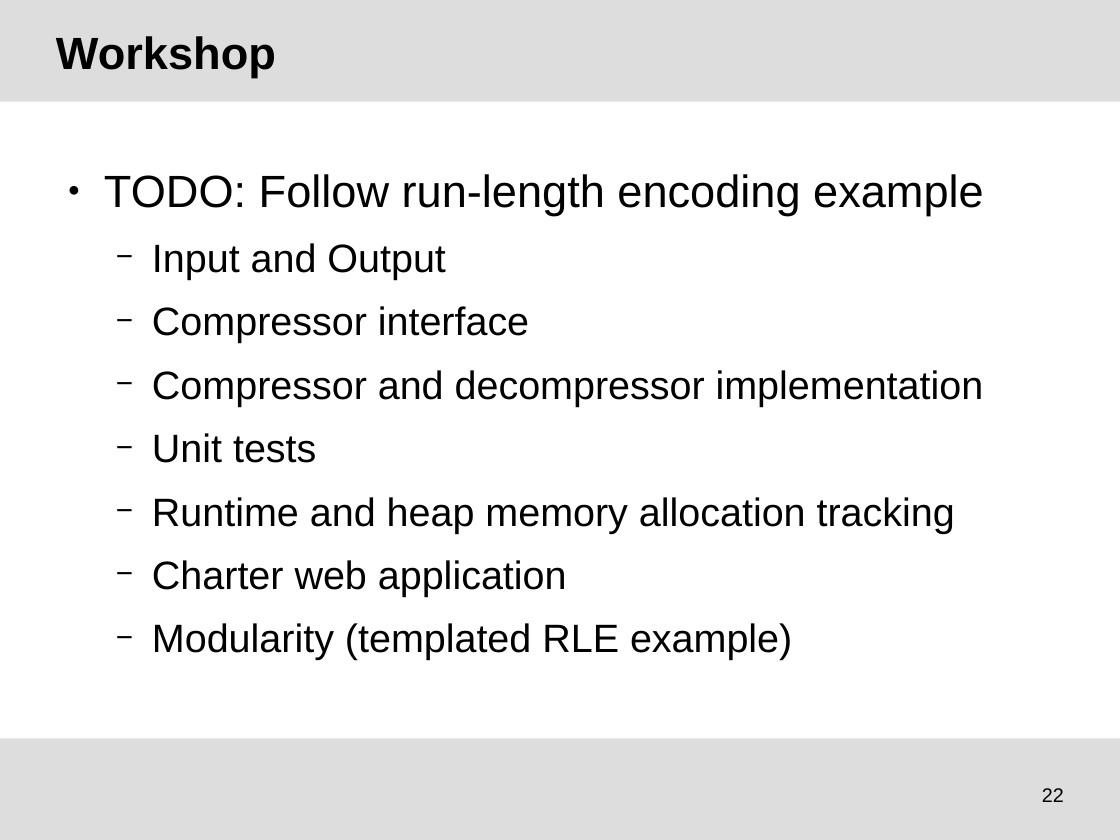
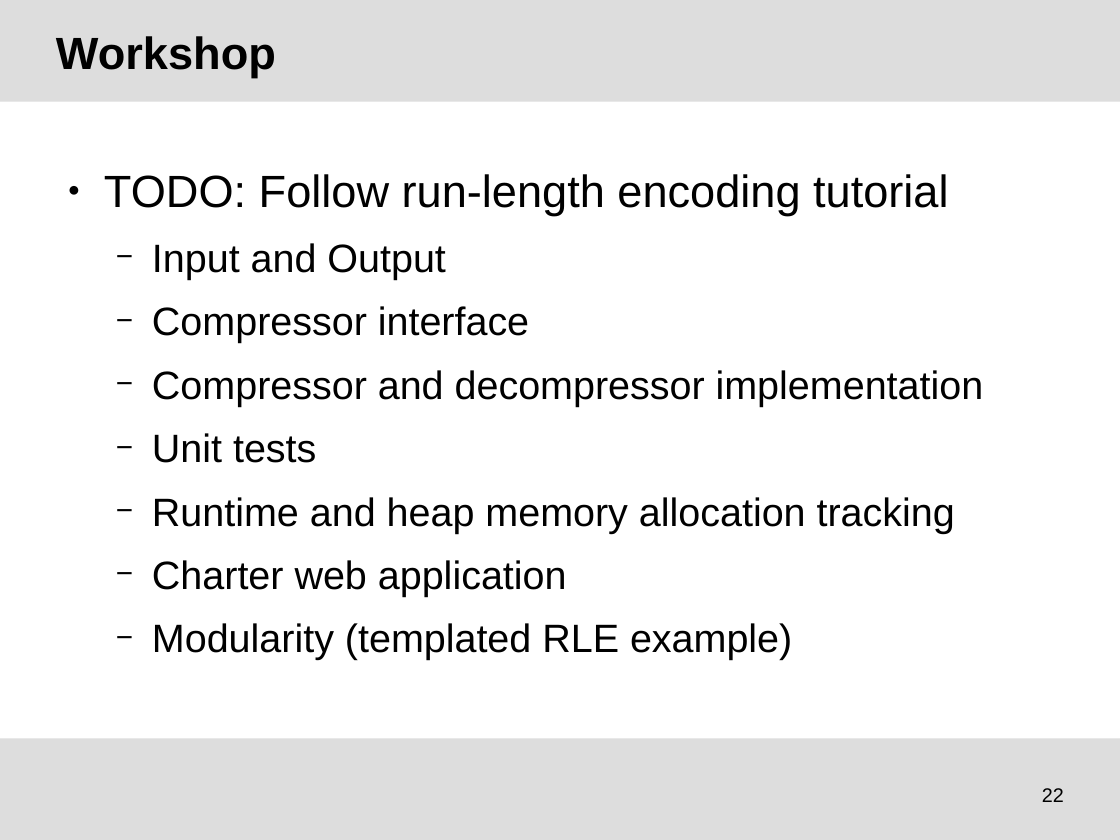
Before and after one commit to tudocomp/tudocomp, a slide deck: slide 22 of etc/presentation.odp. Drawn at 1120x840 pixels with LibreOffice and Linux fonts; fonts in the diff are those of the drawing; background and template pictures are left out. Boxes give left, top, right and bottom in pixels: in the first picture for what was removed or moved away, otherwise in the second. Text is boxed around its words. In the diff, an @@ line names an element or a change of style, - is before the commit and + after.

Commit message:
Corrections in docs and presentation, tutorial implementation of RLE

```diff
--- a/etc/presentation.odp
+++ b/etc/presentation.odp
@@ text at (x1=104, y1=174, x2=948, y2=216): text changed @@
-● TODO: Follow run-length encoding example
+● TODO: Follow run-length encoding tutorial
```
Also in this commit, not shown: 2 other slides changed, 5 other files.
